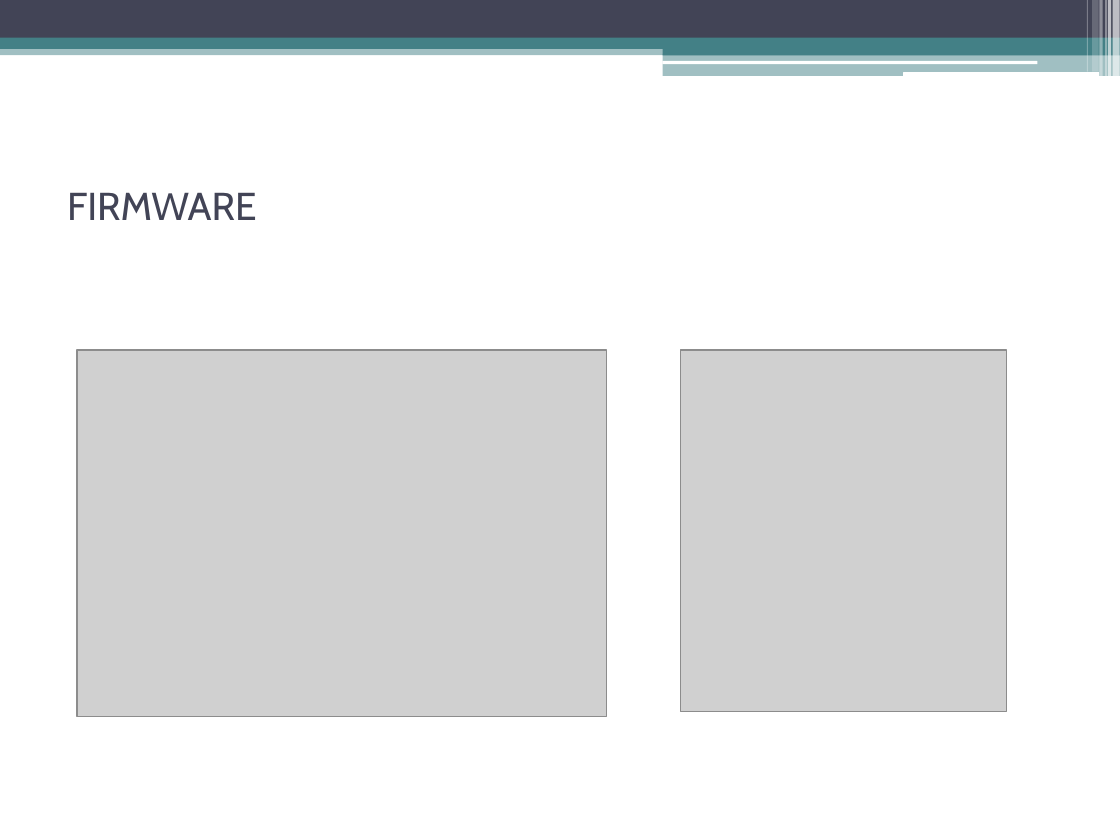
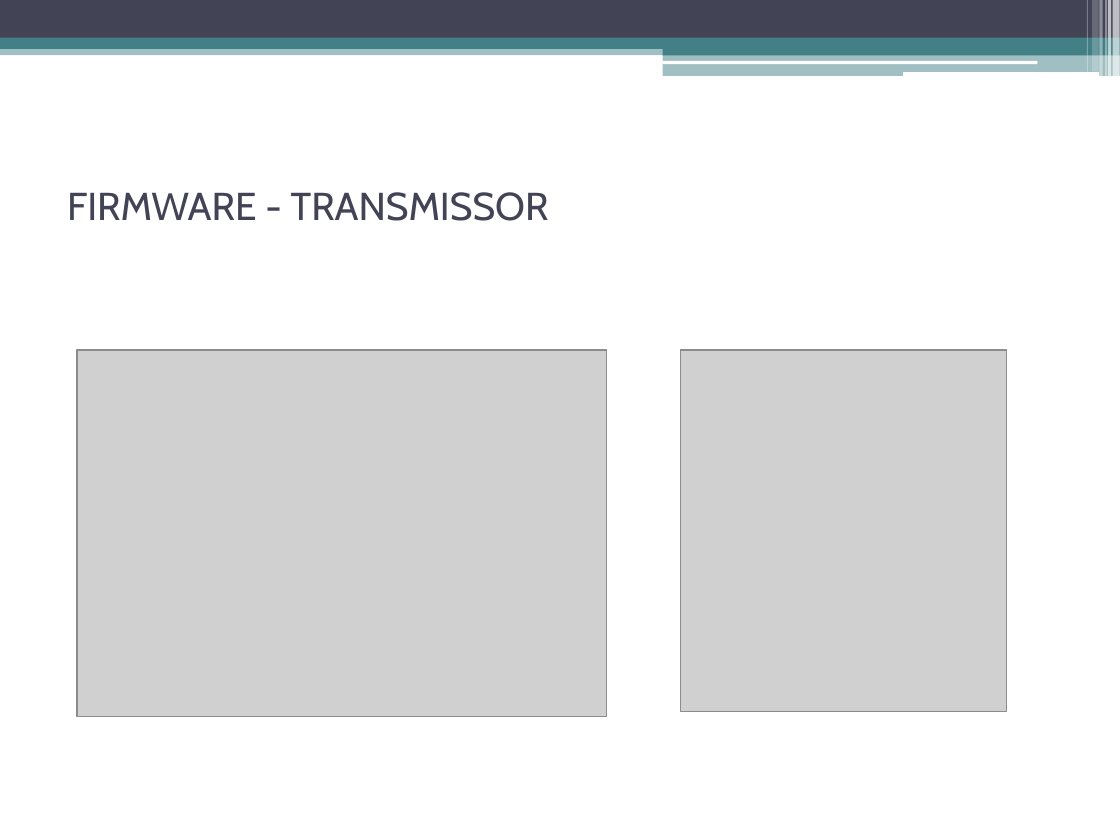
Before and after one commit to gnoahn/msp430-remote-control-car, a slide deck: slide 9 of documentos/apresentação.pptx (slide 8 before the commit). Drawn at 1120x840 pixels with LibreOffice and Linux fonts; fonts in the diff are those of the drawing; grey boxes stand for pictures. Boxes give left, top, right and bottom in pixels: in the first picture for what was removed or moved away, otherwise in the second. Text is boxed around its words. In the diff, an @@ line names an element or a change of style, - is before the commit and + after.

Commit message:
Inseridos na apresentação.pptx os códigos do transmissor e do receptor.

```diff
--- a/documentos/apresentação.pptx
+++ b/documentos/apresentação.pptx
@@ title at box(67, 192, 549, 221): text changed @@
-FIRMWARE
+FIRMWARE - TRANSMISSOR
```
Also in this commit, not shown: 3 other slides changed, 4 slides added.
